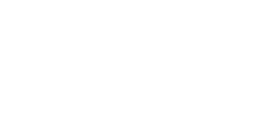
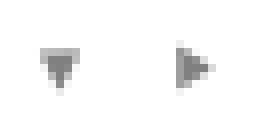
The second w=256, h=128 image is a revision of the first. Changes to its layers:
painted on "Shape 3 copy" over [40, 48, 80, 96]
painted on "Shape 3" over [176, 40, 216, 96]
